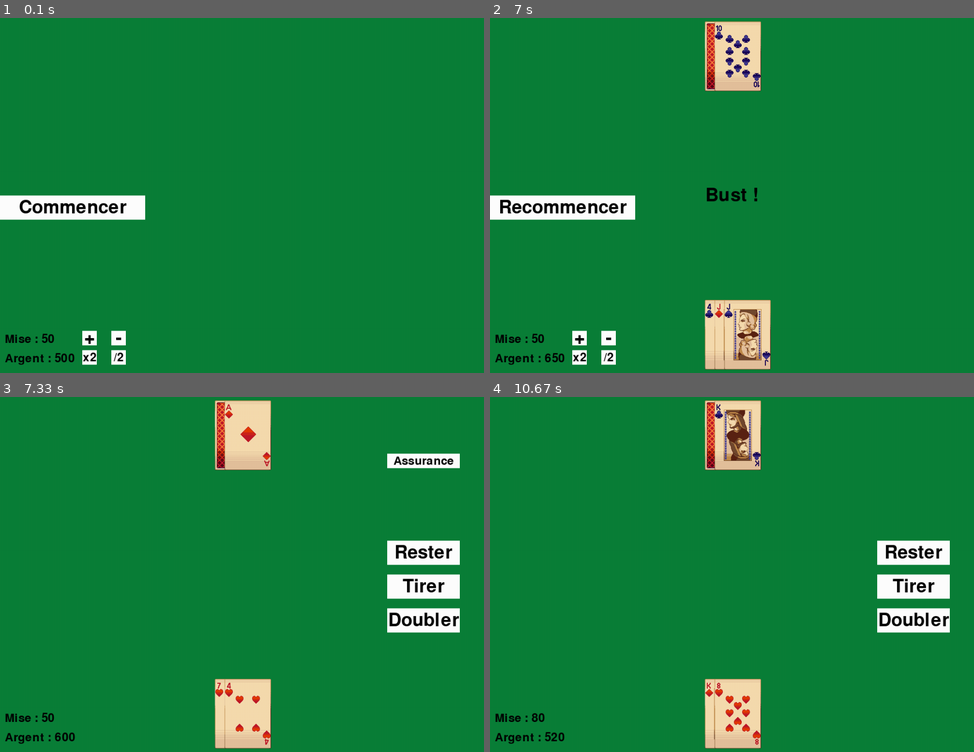
Above: before the commit, frames 1-4 (two rows, left to right).
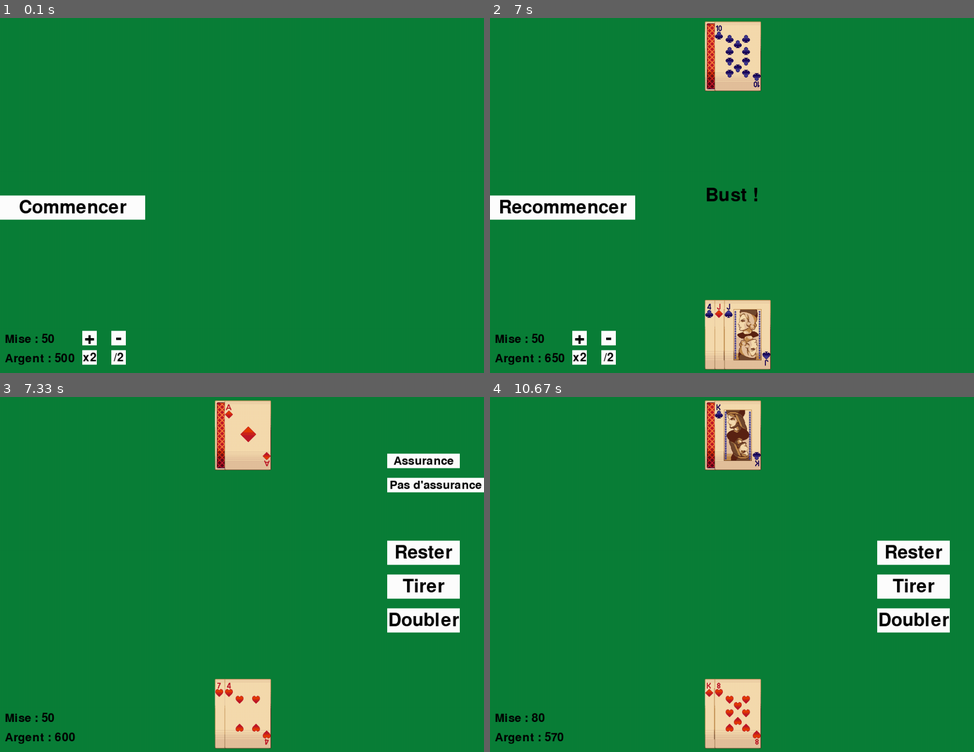
Above: after the commit, the same moments.

Repository: oscorchan/blackJack-Pygame
Game: pygame game, started from main.py
Same seed, same stepped clock (60 frames per second), same inputs: the game is played once before the commit and once after it.
Inputs (mouse positions are in pixels of both pictures, inside the frame that each line leads up to):
- Up to frame 1 (0.1 s): no input
- Up to frame 2 (7 s): click "Commencer" at 0.38 s; click "Rester" at 0.72 s; click "x2" at 1.05 s; click (911, 323) at 1.38 s; click "Commencer" at 2.72 s; click "Doubler" at 3.05 s; click "-" at 3.38 s; click (882, 188) at 3.72 s; click "+" at 4.55 s; click (751, 181) at 4.88 s; click "/2" at 5.72 s; click (586, 330) at 6.05 s; click (581, 216) at 6.38 s; click "Tirer" at 6.72 s
- Up to frame 3 (7.33 s): click "Commencer" at 7.05 s
- Up to frame 4 (10.67 s): click "Assurance" at 7.38 s; click "Rester" at 7.72 s; click "-" at 8.05 s; click (572, 499) at 8.38 s; click "x2" at 9.22 s; click (906, 617) at 9.55 s; click (577, 585) at 10.38 s

Frames 1-2 are identical in both runs. In frame 3, 0.8% of the frame differs, in the area x 80-100%, y 22-27%; in frame 4, less than 0.1%.

Commit message:
fin de la gestion des assurancesé

Diff:
--- a/main.py
+++ b/main.py
@@ -216,6 +216,7 @@
         self.boutonDoublerMise = Bouton(170, HAUTEUR - 55, 30, 30, "x2", BLACK, BLANC, ROUGE)
         self.boutonDiviserMise = Bouton(230, HAUTEUR - 55, 30, 30, "/2", BLACK, BLANC, ROUGE)
         self.boutonAssurance = Bouton(LARGEUR-200, HAUTEUR/2 - 250, 150, 30, "Assurance", BLACK, BLANC, ROUGE)
+        self.boutonPasAssurance = Bouton(LARGEUR-200, HAUTEUR/2 - 200, 200, 30, "Pas d'assurance", BLACK, BLANC, ROUGE)
 
         self.iconeAssurance = Icone(LARGEUR-200, HAUTEUR/2 - 250, 150, 30, "Assurance", BLACK, ROUGE)
 
@@ -260,12 +261,20 @@
         self.player.money += self.player.bet
         self.gameStarted = False
 
+    def perdreAvecAssurance(self):
+        self.message = "Perdu !"
+        self.player.money += 1.5 * self.player.bet
+        self.gameStarted = False
+
     def comparerMains(self):
         self.dealer.retournerCarte(0)
         while self.dealer.hand.calculerTotal() < 17 :
             self.dealer.hit(self.deck)
         if self.player.hand.calculerTotal() > 21 or (self.dealer.hand.calculerTotal() <= 21 and self.player.hand.calculerTotal() < self.dealer.hand.calculerTotal()):
-            self.perdre()
+            if self.assurence:
+                self.perdreAvecAssurance()
+            else:
+                self.perdre()
         elif self.dealer.hand.calculerTotal() > 21 or (self.dealer.hand.calculerTotal() < self.player.hand.calculerTotal()):
             self.gagner()
         else:
@@ -274,6 +283,7 @@
     def start(self):
         self.canDouble = True
         self.gameStarted = True
+        self.assurence = False
         self.player.hand.addCard(self.deck.deal())
         self.dealer.hand.addCard(self.deck.deal())
         self.player.hand.addCard(self.deck.deal())
@@ -309,8 +319,7 @@
                 if event.type == pygame.QUIT:
                     running = False
                 if event.type == pygame.MOUSEBUTTONDOWN and event.button == 1:
-                    if self.boutonTirer.estClique(pygame.mouse.get_pos()) and not self.player.hand.calculerTotal() >= 21 and not self.message:
-                        self.afficherBoutonAssurance = False
+                    if self.boutonTirer.estClique(pygame.mouse.get_pos()) and not self.player.hand.calculerTotal() >= 21 and not self.message and not self.afficherBoutonAssurance:
                         self.canDouble = False
                         self.player.hit(self.deck)
                         if self.player.isBusted():
@@ -320,15 +329,21 @@
                         elif self.player.hand.calculerTotal() == 21:
                             self.comparerMains()
 
+                    if self.boutonAssurance.estClique(pygame.mouse.get_pos()):
+                        self.assurence = True
+                        self.afficherBoutonAssurance = False
+                        self.player.money -= self.player.bet / 2
+                    elif self.boutonPasAssurance.estClique(pygame.mouse.get_pos()):
+                        self.afficherBoutonAssurance = False
+
                     if not self.message and self.boutonCommencer.estClique(pygame.mouse.get_pos()):
                         self.start()
 
-                    if self.boutonRester.estClique(pygame.mouse.get_pos()) and not self.player.isBusted() and not self.message :
+                    if self.boutonRester.estClique(pygame.mouse.get_pos()) and not self.player.isBusted() and not self.message and not self.afficherBoutonAssurance:
                         self.afficherBoutonAssurance = False
                         self.comparerMains()
 
-                    if self.boutonDoubler.estClique(pygame.mouse.get_pos()) and not self.player.hand.calculerTotal() >= 21 and not self.message and self.canDouble:
-                        self.afficherBoutonAssurance = False
+                    if self.boutonDoubler.estClique(pygame.mouse.get_pos()) and not self.player.hand.calculerTotal() >= 21 and not self.message and self.canDouble and not self.afficherBoutonAssurance:
                         self.player.bet *= 2
                         self.player.hit(self.deck)
                         if self.player.isBusted():
@@ -375,6 +390,7 @@
 
             if self.afficherBoutonAssurance:
                 self.boutonAssurance.dessinerPetit(self.screen)
+                self.boutonPasAssurance.dessinerPetit(self.screen)
 
             self.dessinerMonaie()
 
